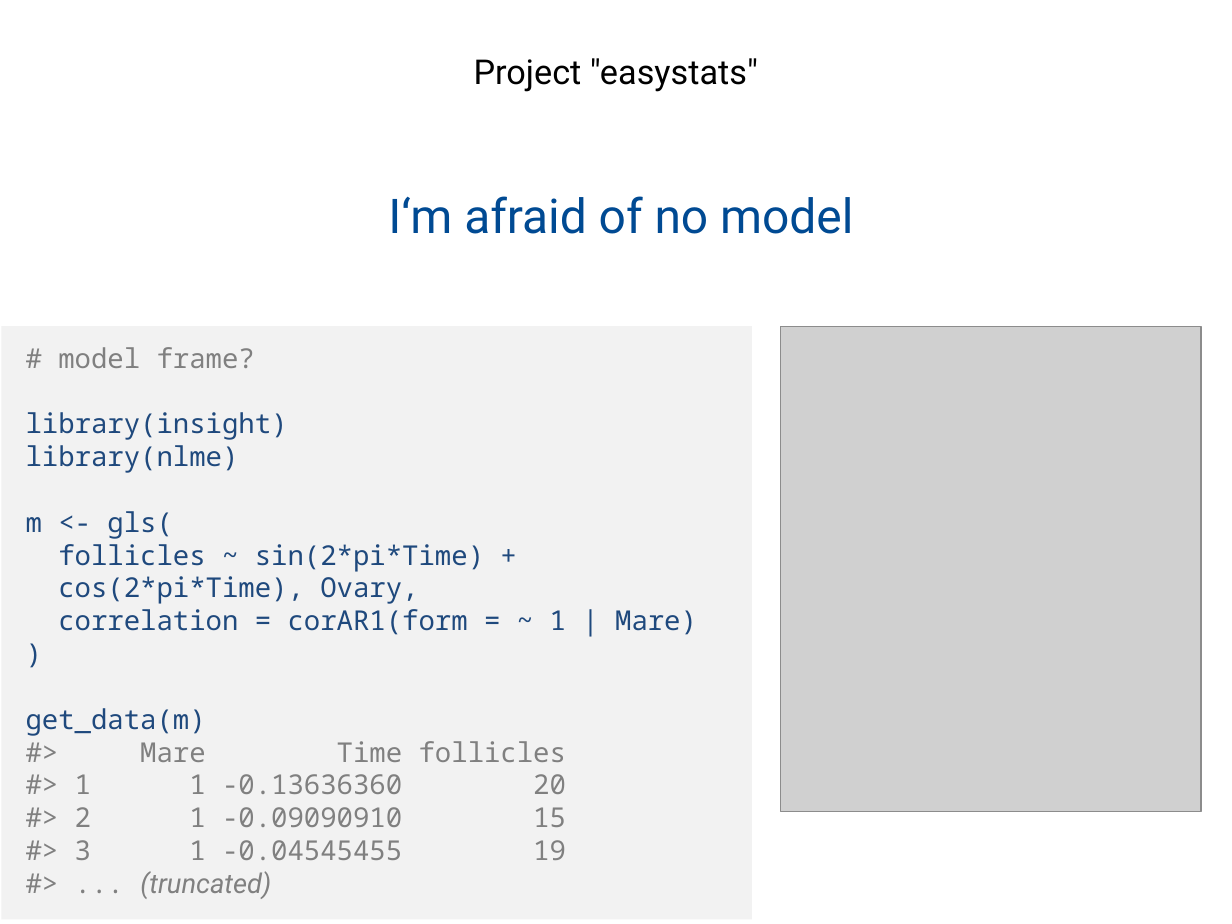
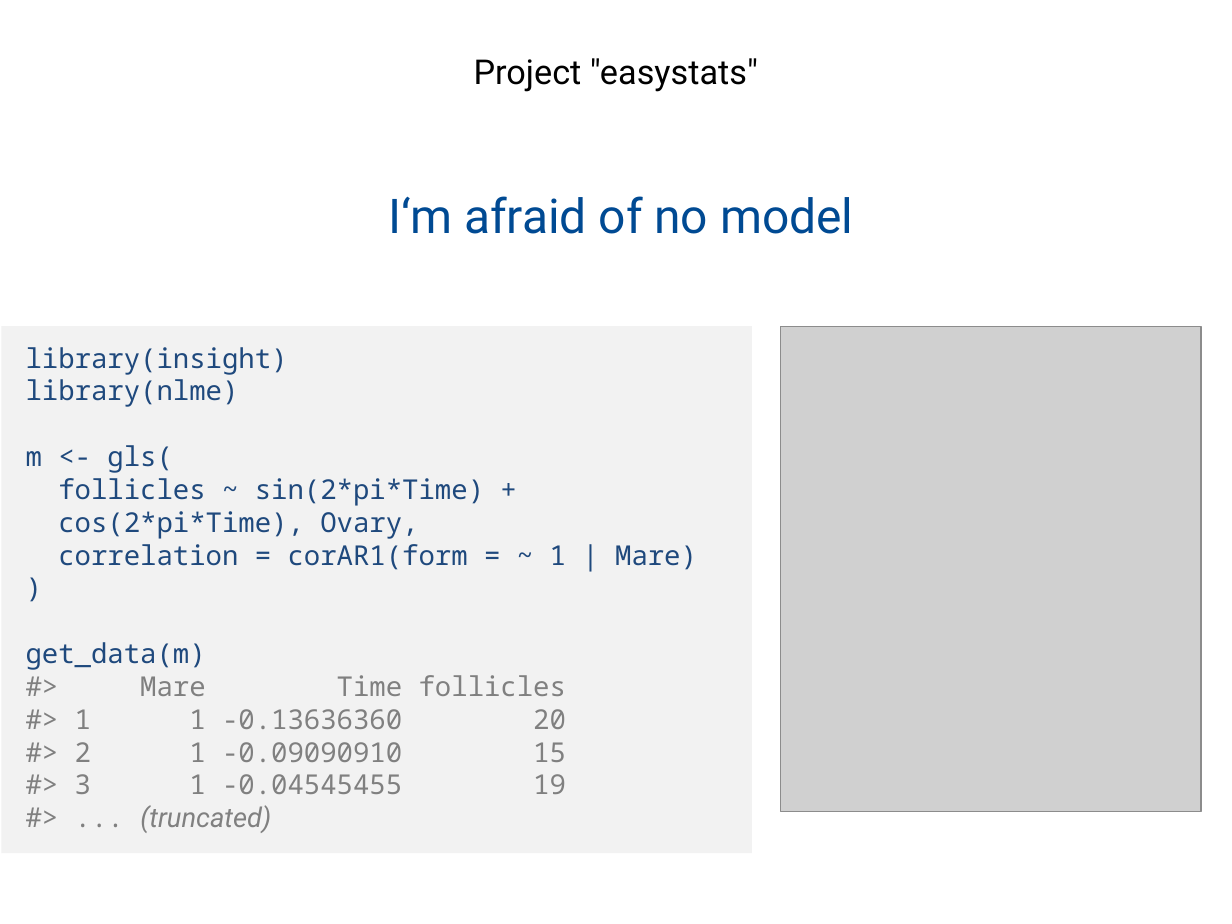
Before and after one commit to easystats/easystats, a slide deck: slide 17 of presentations/2019-02_Hamburg_RUG/1902 Hamburg RUG easystats.pptx. Drawn at 1232x924 pixels with LibreOffice and Linux fonts; fonts in the diff are those of the drawing; grey boxes stand for pictures; background and template pictures are left out. Boxes give left, top, right and bottom in pixels: in the first picture for what was removed or moved away, otherwise in the second. Text is boxed around its words. In the diff, an @@ line names an element or a change of style, - is before the commit and + after.

```diff
--- a/presentations/2019-02_Hamburg_RUG/1902 Hamburg RUG easystats.pptx
+++ b/presentations/2019-02_Hamburg_RUG/1902 Hamburg RUG easystats.pptx
@@ rectangle "library(insight)": place and size @@
-rectangle "library(insight)" at box(1, 326, 752, 920)
+rectangle "library(insight)" at box(1, 326, 752, 854)
@@ text in rectangle at box(58, 347, 255, 368): paragraph removed @@
-# model frame?
```
Also in this commit, not shown: 2 other slides changed, 1 other file.
